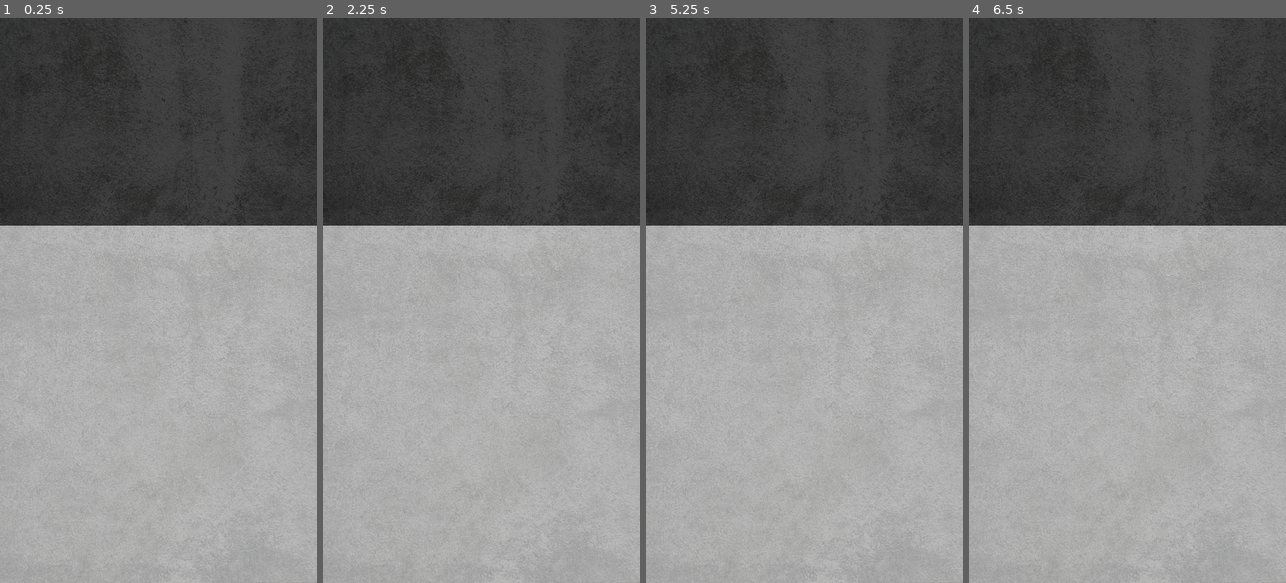
Above: before the commit, frames 1-4 (left to right).
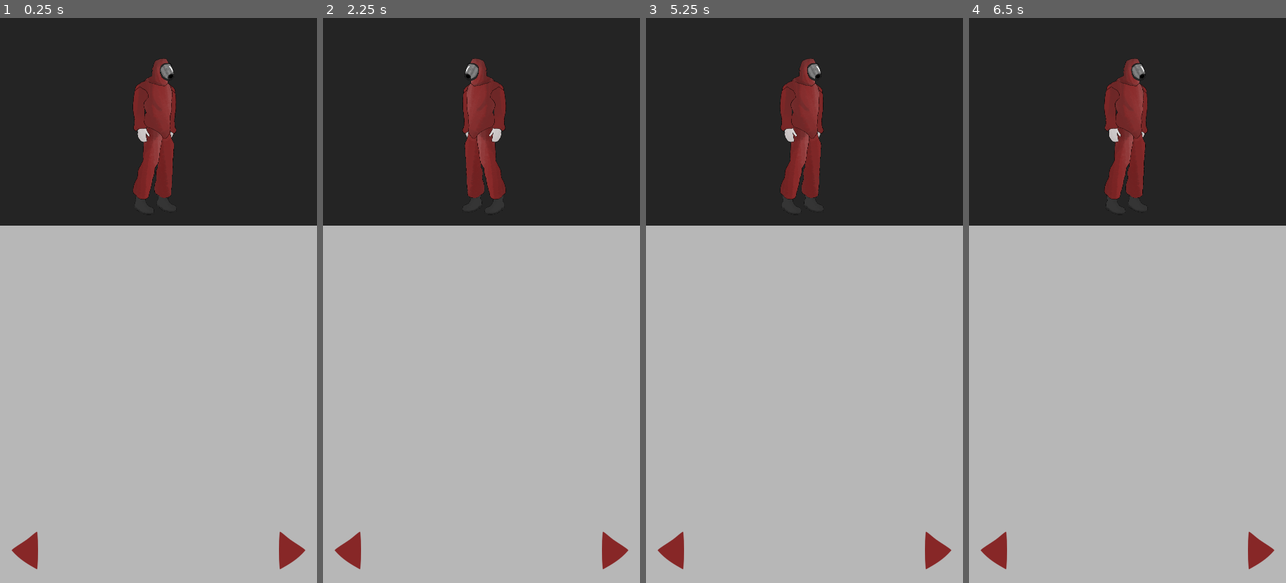
Above: after the commit, the same moments.

Repository: clement-or/Geta-Jam-12
Game: Godot game, scene res://game.tscn
Two runs of this game, one before a commit and one after it. Both use one fixed random seed, a clock stepped at 60 frames per second and the inputs below. The project has no main scene, so this scene is started directly.
Inputs (mouse positions are in pixels of both pictures, inside the frame that each line leads up to):
- Up to frame 1 (0.25 s): no input
- Up to frame 2 (2.25 s): click (348, 549) at 0.52 s; click (614, 549) at 1.27 s; click (348, 549) at 2.02 s
- Up to frame 3 (5.25 s): click (937, 549) at 2.77 s; click (671, 549) at 3.52 s; click (937, 549) at 4.27 s; tap Enter at 5 s
- Up to frame 4 (6.5 s): tap Space at 5.75 s

The runs differ from the first frame. In frame 1, 14% of the frame differs, in the area x 0-100%, y 0-100%; in frame 2, 14%; in frame 3, 14%; in frame 4, 14%.

Commit message:
Déplacement personnage

Diff:
--- a/game.tscn
+++ b/game.tscn
@@ -1,26 +1,10 @@
-[gd_scene load_steps=2 format=2]
+[gd_scene load_steps=4 format=2]
 
 [ext_resource path="res://assets/filters/filter.png" type="Texture" id=1]
+[ext_resource path="res://nodes/Character.tscn" type="PackedScene" id=2]
+[ext_resource path="res://assets/elements/arrow_left.png" type="Texture" id=3]
 
 [node name="Game" type="Node2D"]
-
-[node name="GameLayer" type="CanvasLayer" parent="."]
-
-[node name="CenterContainer" type="CenterContainer" parent="GameLayer"]
-anchor_top = 1.0
-anchor_right = 1.0
-anchor_bottom = 1.0
-margin_top = -1214.0
-__meta__ = {
-"_edit_use_anchors_": false
-}
-
-[node name="GridContainer" type="GridContainer" parent="GameLayer/CenterContainer"]
-margin_left = 540.0
-margin_top = 607.0
-margin_right = 540.0
-margin_bottom = 607.0
-columns = 12
 
 [node name="UILayer" type="CanvasLayer" parent="."]
 
@@ -40,13 +24,76 @@
 "_edit_use_anchors_": false
 }
 
-[node name="Texture" type="TextureRect" parent="UILayer"]
-anchor_left = -0.000462963
-anchor_right = 1.00046
-anchor_bottom = 1.00052
+[node name="Arrows" type="Control" parent="UILayer"]
+anchor_top = 1.0
+anchor_right = 1.0
+anchor_bottom = 1.0
+margin_top = -178.402
+margin_bottom = -42.4023
+__meta__ = {
+"_edit_use_anchors_": false
+}
+
+[node name="left" type="TextureButton" parent="UILayer/Arrows"]
+anchor_top = 0.5
+anchor_bottom = 0.5
+margin_left = 40.0
+margin_top = -63.5
+margin_right = 130.0
+margin_bottom = 63.5
+texture_normal = ExtResource( 3 )
+__meta__ = {
+"_edit_use_anchors_": false
+}
+
+[node name="right" type="TextureButton" parent="UILayer/Arrows"]
+anchor_left = 1.0
+anchor_top = 0.5
+anchor_right = 1.0
+anchor_bottom = 0.5
+margin_left = -40.0
+margin_top = -63.5
+margin_bottom = 63.5
+rect_scale = Vector2( -1, 1 )
+texture_normal = ExtResource( 3 )
+__meta__ = {
+"_edit_use_anchors_": false
+}
+
+[node name="Texture" type="TextureRect" parent="."]
+visible = false
+margin_left = -0.5
+margin_right = -0.5
 texture = ExtResource( 1 )
 expand = true
 stretch_mode = 7
 __meta__ = {
 "_edit_use_anchors_": true
 }
+
+[node name="GameLayer" type="CanvasLayer" parent="."]
+
+[node name="Character" parent="GameLayer" instance=ExtResource( 2 )]
+position = Vector2( 540, 341.431 )
+scale = Vector2( -1.6, 1.6 )
+
+[node name="CenterContainer" type="CenterContainer" parent="GameLayer"]
+visible = false
+anchor_top = 1.0
+anchor_right = 1.0
+anchor_bottom = 1.0
+margin_top = -1214.0
+__meta__ = {
+"_edit_use_anchors_": false
+}
+
+[node name="GridContainer" type="GridContainer" parent="GameLayer/CenterContainer"]
+margin_left = 540.0
+margin_top = 607.0
+margin_right = 540.0
+margin_bottom = 607.0
+columns = 12
+[connection signal="button_down" from="UILayer/Arrows/left" to="GameLayer/Character" method="move_left"]
+[connection signal="button_up" from="UILayer/Arrows/left" to="GameLayer/Character" method="stop_moving"]
+[connection signal="button_down" from="UILayer/Arrows/right" to="GameLayer/Character" method="move_right"]
+[connection signal="button_up" from="UILayer/Arrows/right" to="GameLayer/Character" method="stop_moving"]
--- /dev/null
+++ b/nodes/Character.gd
@@ -0,0 +1,33 @@
+extends Node2D
+
+
+# Declare member variables here. Examples:
+# var a = 2
+# var b = "text"
+var direction = 0
+
+
+# Called when the node enters the scene tree for the first time.
+func _ready():
+	pass # Replace with function body.
+
+
+# Called every frame. 'delta' is the elapsed time since the previous frame.
+func _process(delta):
+	if(direction == -1 and position.x > 0):
+		position.x -= 1
+	elif(direction == 1 and position.x < get_viewport().get_visible_rect().size.x):
+		position.x += 1
+
+
+
+func move_left():
+	scale.x = 1.6
+	direction = -1
+
+func move_right():
+	scale.x = -1.6
+	direction = 1
+
+func stop_moving():
+	direction = 0
--- a/nodes/Character.tscn
+++ b/nodes/Character.tscn
@@ -9,8 +9,10 @@
 [ext_resource path="res://assets/sprites/character/legL.png" type="Texture" id=7]
 [ext_resource path="res://assets/sprites/character/boot.png" type="Texture" id=8]
 [ext_resource path="res://assets/sprites/character/handAlt.png" type="Texture" id=9]
+[ext_resource path="res://nodes/Character.gd" type="Script" id=10]
 
 [node name="Character" type="Node2D"]
+script = ExtResource( 10 )
 
 [node name="Body" type="Node2D" parent="."]
 
@@ -130,6 +132,7 @@
 internal_vertex_count = 2
 
 [node name="Skeleton" type="Skeleton2D" parent="."]
+visible = false
 
 [node name="Root" type="Bone2D" parent="Skeleton"]
 position = Vector2( -9.21635, 35.0816 )
Not shown: 1 places in nodes/Character.tscn that only renumber resources
